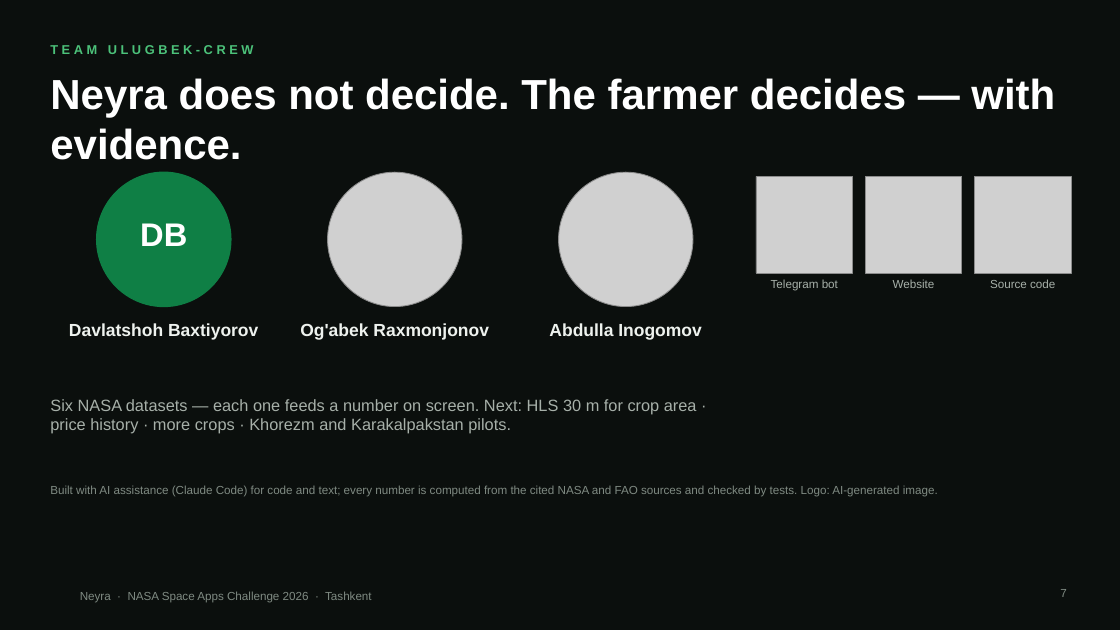
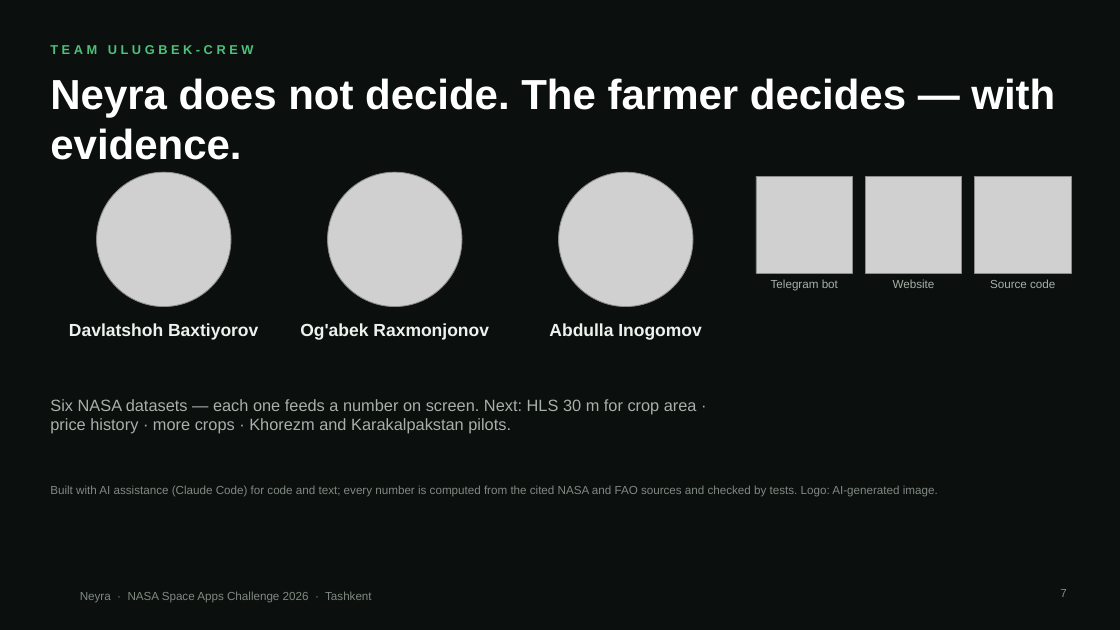
Before and after one commit to davlatshoh-bakhtiyorov/ulugbekcrewnasa, a slide deck: slide 7 of docs/demo/Neyra-pitch.pptx. Drawn at 1120x630 pixels with LibreOffice and Linux fonts; fonts in the diff are those of the drawing; grey boxes stand for pictures; background and template pictures are left out. Boxes give left, top, right and bottom in pixels: in the first picture for what was removed or moved away, otherwise in the second. Text is boxed around its words. In the diff, an @@ line names an element or a change of style, - is before the commit and + after.

```diff
--- a/docs/demo/Neyra-pitch.pptx
+++ b/docs/demo/Neyra-pitch.pptx
@@ ellipse removed at [97, 172, 231, 307] @@
@@ picture added at [97, 172, 231, 307] @@
@@ text removed at [140, 223, 187, 246] @@
-DB
```
Also in this commit, not shown: 1 other slide changed, 8 other files.
